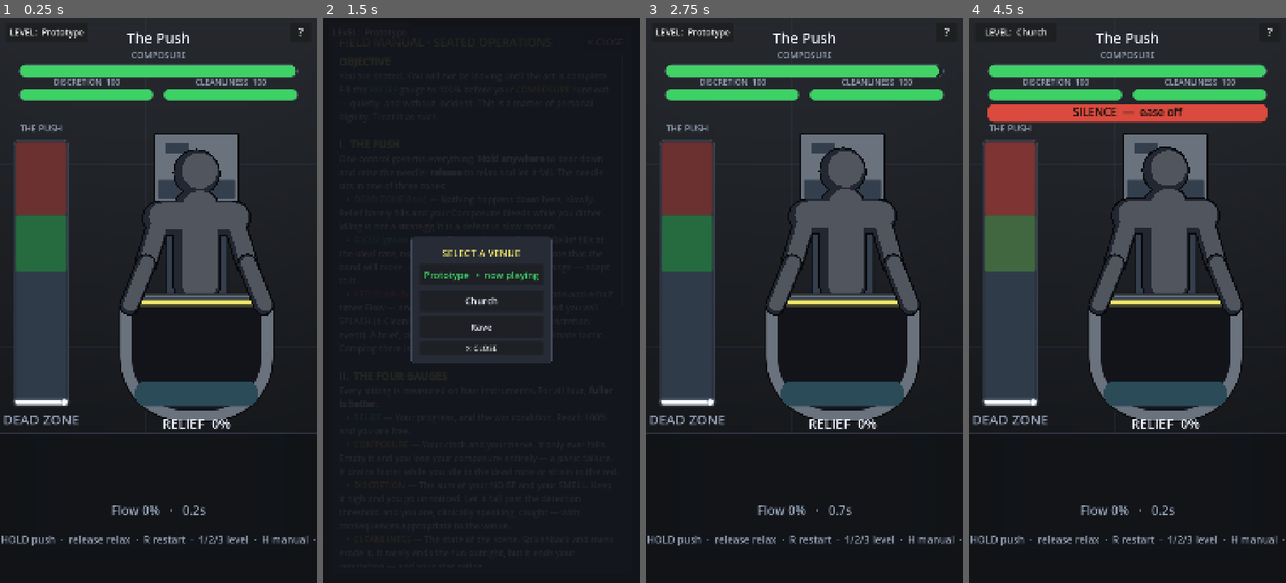
Above: before the commit, frames 1-4 (left to right).
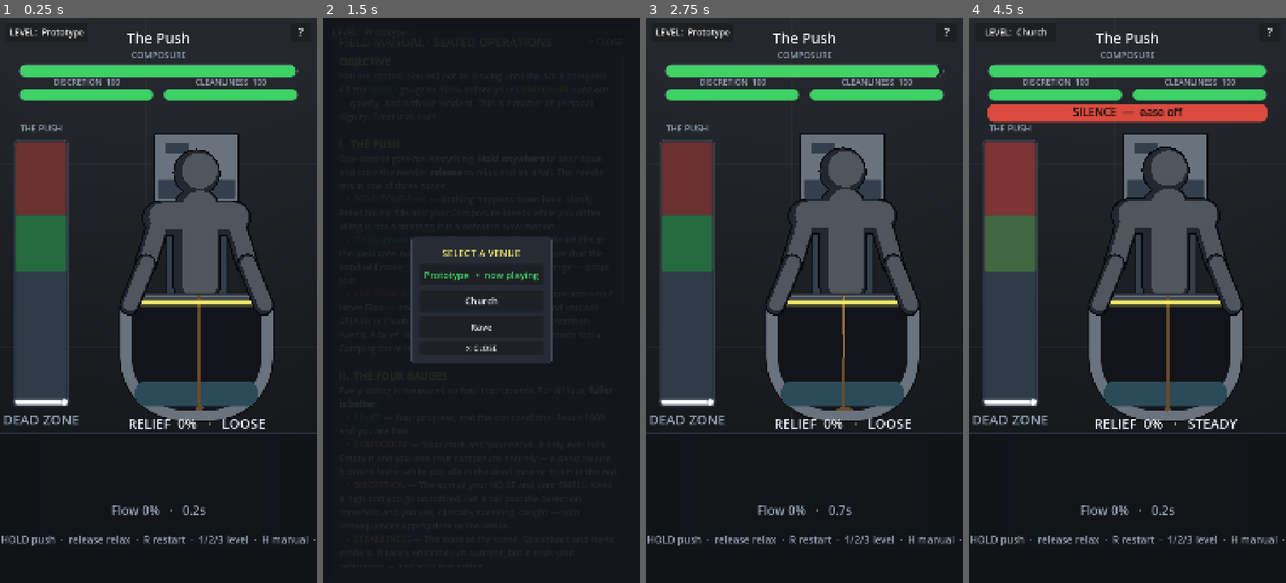
Above: after the commit, the same moments.

Repository: CodeMasterMike/poo-sim
Game: Godot game, scene res://scenes/sit/push_prototype.tscn
Same seed, same stepped clock (60 frames per second), same inputs: the game is played once before the commit and once after it.
Inputs:
- Up to frame 1 (0.25 s): no input
- Up to frame 2 (1.5 s): click "?" at 0.5 s; click "LEVEL: Prototype" at 1.25 s
- Up to frame 3 (2.75 s): click "Prototype • now playing" at 2 s
- Up to frame 4 (4.5 s): click "?" at 2.75 s; click "LEVEL: Prototype" at 3.5 s; click "Church" at 4.25 s

The runs differ from the first frame. In frame 1, 0.7% of the frame differs, in the area x 40-84%, y 49-73%; in frame 2, nothing differs; in frame 3, 0.6%; in frame 4, 0.7%, in the area x 40-85%, y 49-73%.

Commit message:
Draw the pile from the settle, and give it a stream
The view no longer keeps its own record of what came out. _deposits and
its 30 fixed layers are gone; _draw_pile is a straight readout of the
heightfield the sim now settles, so the silhouette is the shape the matter
actually landed in rather than a stack whose width was sampled per layer.

Draw it as one convex trapezoid per sample interval. The obvious
implementation — a single polygon walking the crest and closing along the
floor — fails: wherever the pile runs out the crest sits exactly on the
floor line, the outline doubles back on its own base edge, and Godot's
triangulator discards most of the shape. That rendered as a spike and a
smear with no relation to the data behind it. Sub-pixel piles are skipped
for the same reason rather than clamped.

Strip tone variation is deliberately small. At a wider spread each strip
resolves as its own vertical band and a shallow pool reads as decking.

Added the stream: thin, fast and near-straight when runny with a spread
splat on landing, a slow fat wavering rope when solid, its width tracking
the live fill rate so it doubles as a readout of how fast you're filling.
It asks PushSim.drop_u() rather than recomputing the landing point, so
what you see falling always feeds the column it appears to.

Consistency rides alongside the Relief percentage as a word, not a second
number — it changes the fill rate, so it can't be something you only infer
from the shape of the pile. The readout region is now wider than the
cavity, which was clipping FIRM to FIR.

Co-Authored-By: Claude Opus 5 <noreply@anthropic.com>

Diff:
--- a/scripts/systems/push_prototype.gd
+++ b/scripts/systems/push_prototype.gd
@@ -58,11 +58,10 @@
 ## is HUD apron: the prompt band and the footer readouts.
 const FLOOR_Y := 0.735
 
-## How many layers the bowl fills in. One deposit per 100/DEPOSITS percent of
-## Relief, so this is the resolution of the record the bowl keeps of your run.
-## Kept deliberately low: finer layers are a truer record but they render as thin
-## stacked planks, and the chunkier the layer the more it reads as a lump.
-const DEPOSITS: int = 30
+## How many render samples the bowl's heightfield is drawn at, per simulated
+## column. The sim settles 24 columns; drawing them raw reads as 24 visible
+## steps, so the silhouette is resampled finer and roughened on top.
+const PILE_SUBDIV: int = 3
 
 # --- Sim (the model + systems; the view only reads state) ---
 var _level: LevelDef
@@ -97,12 +96,6 @@
 var _last_splash_pulse: int = 0
 var _milestone_flash: float = 0.0
 var _next_milestone: int = 25
-## What came out, one entry per 100/DEPOSITS of Relief, each holding the needle
-## height at the moment that layer was produced. Pure view state — the sim knows
-## nothing about it — but it is still deterministic, because Relief is, so a
-## replay of the same seed rebuilds the identical pile.
-var _deposits: PackedFloat32Array = PackedFloat32Array()
-var _next_deposit: int = 1
 var _shake: Vector2 = Vector2.ZERO
 var _last_hazard_pulse: int = 0
 var _knock_flash: float = 0.0
@@ -244,13 +237,9 @@
 		_milestone_flash = 0.5
 		_next_milestone += 25
 
-	# Lay down what came out. Sampled HERE, not in _draw(): the needle has to be
-	# read at the moment the layer is produced, and _draw() must stay a pure
-	# function of state.
-	while _deposits.size() < DEPOSITS \
-			and _state.relief >= float(_next_deposit) * (100.0 / float(DEPOSITS)):
-		_deposits.append(clampf(_state.needle, 0.0, 1.0))
-		_next_deposit += 1
+	# The pile used to be sampled here, one layer per 3.3% of Relief. It is now
+	# simulated — PushSim deposits and settles a heightfield every fixed step —
+	# so there is nothing for the view to record. _draw() reads state.bowl.
 
 	_splash_flash = maxf(0.0, _splash_flash - delta)
 	_milestone_flash = maxf(0.0, _milestone_flash - delta)
@@ -338,8 +327,6 @@
 	_last_splash_pulse = 0
 	_milestone_flash = 0.0
 	_next_milestone = 25
-	_deposits = PackedFloat32Array()
-	_next_deposit = 1
 	_shake = Vector2.ZERO
 	_last_hazard_pulse = 0
 	_knock_flash = 0.0
@@ -349,6 +336,9 @@
 	var s := SimState.new()
 	s.flow_bands = level.flow_bands.duplicate()
 	s.flow_target_bands = level.flow_bands.duplicate()
+	# Start at the level's own consistency, not the neutral default — otherwise
+	# every sit opens the same and eases into its character a second later.
+	s.thickness = level.thickness_base
 	s.composure = 100.0
 	s.composure_start = 100.0
 	s.discretion = 100.0
@@ -602,7 +592,8 @@
 	_rrect(water, WATER.lerp(MATTER_DARK, 0.75 * foul), int(h * 0.018))
 
 	_draw_streaks(cav)
-	_draw_deposits(cav)
+	_draw_pile(cav)
+	_draw_stream(h, cav)
 
 	# Splatter. The red zone costs Cleanliness, which the streaks above record
 	# permanently; this is the moment it happens, thrown up onto the rim.
@@ -640,57 +631,155 @@
 				MATTER_DARK.lerp(MATTER, 0.45))
 
 
-## One lump per recorded deposit, stacked from the bottom of the cavity up.
+## Read the sim's heightfield at a fractional position across the bowl (0..1),
+## in rim-fractions. The pile is no longer the view's invention — this is a
+## straight lookup into state.bowl.
+func _sample_bowl(u: float) -> float:
+	var cols := _state.bowl.size()
+	if cols == 0:
+		return 0.0
+	var p := clampf(u, 0.0, 1.0) * float(cols - 1)
+	var i := clampi(int(floor(p)), 0, cols - 1)
+	var a: float = _state.bowl[i]
+	if i + 1 >= cols:
+		return a
+	return lerpf(a, _state.bowl[i + 1], p - float(i))
+
+
+## The pile, drawn straight off the settled heightfield.
 ##
-## Every value here is a pure function of (index, match_seed) or of the width
-## sampled when the layer was laid down — NOTHING calls randf(). Two reasons:
-## _draw() re-runs every frame, so live randomness would make the pile crawl and
-## shimmer instead of sitting there; and a seeded replay or a ghost has to draw
-## the identical pile, which live randomness would break.
-func _draw_deposits(cav: Rect2) -> void:
-	if _deposits.is_empty():
-		return
-	var layer := cav.size.y / float(DEPOSITS)
+## This replaced a stack of fixed-cost layers, and the difference is the whole
+## point of the change: the silhouette is now the *shape the matter settled into*.
+## Runny slumps to a flat pool because the sim's angle of repose is near zero at
+## low thickness; solid holds a steep mound under wherever you were aiming.
+##
+## Surface roughness is a pure function of (sample index, match_seed) — NOTHING
+## here calls randf(). _draw() re-runs every frame, so live noise would make the
+## pile crawl and shimmer instead of sitting there, and a seeded replay has to
+## redraw the identical pile.
+func _draw_pile(cav: Rect2) -> void:
+	var cols := _state.bowl.size()
+	if cols == 0:
+		return
+	# Sub-pixel traces are skipped, not clamped: a crest flattened onto the floor
+	# line makes a zero-area polygon and draw_colored_polygon fails to triangulate.
+	if _state.bowl_peak() * cav.size.y < 1.5:
+		return
+	var samples := cols * PILE_SUBDIV
 	var flash := _milestone_flash > 0.0
-	for i in _deposits.size():
-		var force: float = _deposits[i]
-		var ly: float = cav.end.y - float(i + 1) * layer
-		# Two or three overlapping lobes per layer, not one capsule. A single
-		# rounded rect per layer stacks into something that reads as planks; the
-		# irregular silhouette is what makes it read as matter.
-		var lobes := 2 + int(_lump(i, 3) * 1.99)
-		for k in lobes:
-			var n1 := _lump(i, 11 + k * 7)
-			var n2 := _lump(i, 29 + k * 13)
-			var n3 := _lump(i, 47 + k * 5)
-			# Width is the needle at that instant, roughened per lobe so no two
-			# runs and no two layers look alike.
-			var half: float = cav.size.x * (0.10 + 0.21 * force) * (0.60 + 0.55 * n1)
-			half = minf(half, cav.size.x * 0.45)
-			var rad: float = layer * (0.85 + 0.75 * n3)
-			var lx: float = cav.position.x + cav.size.x * 0.5 \
-					+ (n2 - 0.5) * cav.size.x * (0.10 + 0.24 * force)
-			var tone := MATTER.lerp(MATTER_DARK, n1 * 0.42)
-			if flash:
-				tone = tone.lerp(NEEDLE, 0.30 * (_milestone_flash / 0.5))
-			var a := Vector2(lx - half, ly)
-			var b := Vector2(lx + half, ly)
-			# _limb, not _rrect: it round-caps a bar with three primitive draws
-			# and no StyleBoxFlat, which matters at ~90 lobes a frame.
-			_limb(a + Vector2(0.0, rad * 0.55), b + Vector2(0.0, rad * 0.55), rad, MATTER_DARK)
-			_limb(a, b, rad, tone)
-			# Wet sheen. The single thing that separates "fresh" from "a brown
-			# shape", and the reason the product gets a third tone — a recorded
-			# exception to §5, see the style guide.
-			#
-			# On roughly half the lobes only, and small. A highlight on every
-			# lobe at a consistent size stripes the whole pile and it starts to
-			# read as flaky pastry rather than something wet.
-			if n2 > 0.46:
-				var sheen_x := lx - half * (0.34 - 0.42 * n1)
-				_limb(Vector2(sheen_x - half * 0.20, ly - rad * 0.46),
-						Vector2(sheen_x + half * 0.16, ly - rad * 0.46),
-						maxf(1.0, rad * 0.13), Palette.MATTER_LIT)
+
+	# The crest, left to right. Roughness scales with thickness (a pool is
+	# smooth, a solid mass is lumpy) and fades out where the pile is thin, so
+	# the first traces don't erupt into spikes over an empty bowl.
+	var xs := PackedFloat32Array()
+	var ys := PackedFloat32Array()
+	for s in samples + 1:
+		var u := float(s) / float(samples)
+		var hgt := _sample_bowl(u)
+		var rough := (_lump(s, 401) - 0.5) * 0.10 * _state.thickness * minf(1.0, hgt * 5.0)
+		xs.append(cav.position.x + cav.size.x * u)
+		ys.append(minf(cav.end.y - cav.size.y * clampf(hgt + rough, 0.0, 1.10), cav.end.y))
+
+	var body := MATTER_DARK
+	var crust := MATTER
+	if flash:
+		var k := 0.30 * (_milestone_flash / 0.5)
+		body = body.lerp(NEEDLE, k)
+		crust = crust.lerp(NEEDLE, k)
+
+	# One trapezoid per interval, each trivially convex.
+	#
+	# NOT one polygon spanning the bowl, which is the obvious way to do this and is
+	# wrong: wherever the pile runs out the crest sits exactly on the floor line, so
+	# the outline doubles back along its own base edge and Godot's triangulator
+	# discards most of the shape. That rendered as a spike and a smear with no
+	# relation to the heightfield behind it.
+	var lift := maxf(1.5, cav.size.y * 0.055)
+	var quad := PackedVector2Array([Vector2.ZERO, Vector2.ZERO, Vector2.ZERO, Vector2.ZERO])
+	for s in samples:
+		var y0: float = ys[s]
+		var y1: float = ys[s + 1]
+		if minf(y0, y1) >= cav.end.y - 0.75:
+			continue   # nothing here — an empty strip, not a flat one
+		var x0: float = xs[s]
+		var x1: float = xs[s + 1]
+		# Two tones, flat, no gradient (§5), varied per strip so the mass has some
+		# grain instead of reading as one poured slab. Keep the variation SMALL —
+		# at a wider spread each strip resolves as its own vertical band and a
+		# shallow pool starts to read as decking.
+		quad[0] = Vector2(x0, y0)
+		quad[1] = Vector2(x1, y1)
+		quad[2] = Vector2(x1, cav.end.y)
+		quad[3] = Vector2(x0, cav.end.y)
+		draw_colored_polygon(quad, body.lerp(crust, 0.10 + 0.09 * _lump(s, 419)))
+		# The lit crust riding the surface.
+		quad[2] = Vector2(x1, minf(y1 + lift, cav.end.y))
+		quad[3] = Vector2(x0, minf(y0 + lift, cav.end.y))
+		draw_colored_polygon(quad, crust)
+
+	# Wet sheen. The one thing that separates "fresh" from "a brown shape", and
+	# the reason the product gets a third tone — a recorded exception to §5, see
+	# the style guide. Scattered along the crest, never on every sample: an even
+	# stripe of highlight reads as flaky pastry rather than something wet.
+	for s in samples + 1:
+		if _lump(s, 409) <= 0.62:
+			continue
+		if ys[s] >= cav.end.y - cav.size.y * 0.04:
+			continue
+		var p := Vector2(xs[s], ys[s] + lift * 0.45)
+		var run := cav.size.x / float(samples) * (0.7 + 0.9 * _lump(s, 411))
+		_limb(p - Vector2(run, 0.0), p + Vector2(run * 0.6, 0.0),
+				maxf(1.0, lift * 0.22), Palette.MATTER_LIT)
+
+
+## What's actually coming out, falling to where the sim is depositing it.
+##
+## Thin, quick and near-straight when it's runny; a fat, slow, wavering rope when
+## it's solid. Width tracks the live fill rate, so the stream is a direct readout
+## of how fast you're filling — push harder and you can see it thicken.
+func _draw_stream(h: float, cav: Rect2) -> void:
+	if _state.phase != SimState.Phase.PLAYING:
+		return
+	# Nothing is moving during a Knock freeze or the stall after a splash.
+	if Hazards.relief_stalled(_state) or _state.splash_stall > 0.0:
+		return
+	var rate := PushSim.flow_rate(_state, _level) * PushSim.density_of(_state.thickness, _level)
+	var vol := clampf(rate / maxf(0.1, _level.fill_red), 0.0, 1.3)
+	if vol <= 0.03:
+		return
+
+	var thick := _state.thickness
+	# Asked of the sim, not recomputed here — the stream has to land on the column
+	# it is actually feeding.
+	var u := PushSim.drop_u(_state, _level)
+	var x := cav.position.x + cav.size.x * u
+	var top := cav.position.y - h * 0.012          # emerges from behind the rim
+	var land := cav.end.y - cav.size.y * clampf(_sample_bowl(u), 0.0, 1.08)
+	if land <= top:
+		return
+
+	# Solid wavers on the way down; runny falls straight and fast.
+	var wave := cav.size.x * 0.020 * thick
+	var speed := lerpf(11.0, 4.0, thick)
+	var wid := cav.size.x * (0.012 + 0.038 * vol) * (0.65 + 0.8 * thick)
+	var segs := 6
+	var prev := Vector2(x, top)
+	for s in range(1, segs + 1):
+		var f := float(s) / float(segs)
+		var pt := Vector2(x + sin(_t * speed + f * 5.5) * wave * f, lerpf(top, land, f))
+		# Tapers slightly toward the landing — it's stretching as it falls.
+		_limb(prev, pt, wid * (1.0 - 0.18 * f), MATTER)
+		prev = pt
+	_limb(Vector2(x, top), Vector2(x, top + (land - top) * 0.55), wid * 0.30,
+			Palette.MATTER_LIT)
+
+	# Where it lands. Runny spreads on impact; solid just plops.
+	var splat := wid * (1.6 - 0.7 * thick)
+	draw_circle(prev, splat, MATTER)
+	if thick < 0.5:
+		var spread := splat * (1.0 + 1.4 * (0.5 - thick))
+		_limb(prev - Vector2(spread, 0.0), prev + Vector2(spread, 0.0),
+				maxf(1.0, wid * 0.35), MATTER)
 
 
 ## Deterministic 0..1 noise from a layer index and a salt, mixed with the match
@@ -1007,8 +1096,28 @@
 	if _state.phase != SimState.Phase.PLAYING:
 		return
 	var cav := _bowl_cavity(w, h)
-	_text(font, "RELIEF  %d%%" % int(_state.relief),
-			cav.position.x, int(h * 0.727), cav.size.x, int(h * 0.024), TEXT)
+	# Consistency rides alongside the percentage. It changes the fill rate, so it
+	# can't be a thing you only infer from the shape of the pile — but it's a feel,
+	# not a number, so it gets a word rather than a second percentage.
+	# Wider than the cavity, and shifted back by half the excess so it stays
+	# centred on the bowl — the cavity's own width clips the longer words.
+	var pad := w * 0.14
+	_text(font, "RELIEF  %d%%   ·   %s" % [int(_state.relief), _consistency_word()],
+			cav.position.x - pad * 0.5, int(h * 0.727), cav.size.x + pad,
+			int(h * 0.024), TEXT)
+
+
+func _consistency_word() -> String:
+	var t := _state.thickness
+	if t < 0.20:
+		return "RUNNY"
+	if t < 0.42:
+		return "LOOSE"
+	if t < 0.60:
+		return "STEADY"
+	if t < 0.80:
+		return "FIRM"
+	return "SOLID"
 
 
 func _draw_prompt(font: Font, w: float, h: float) -> void:
